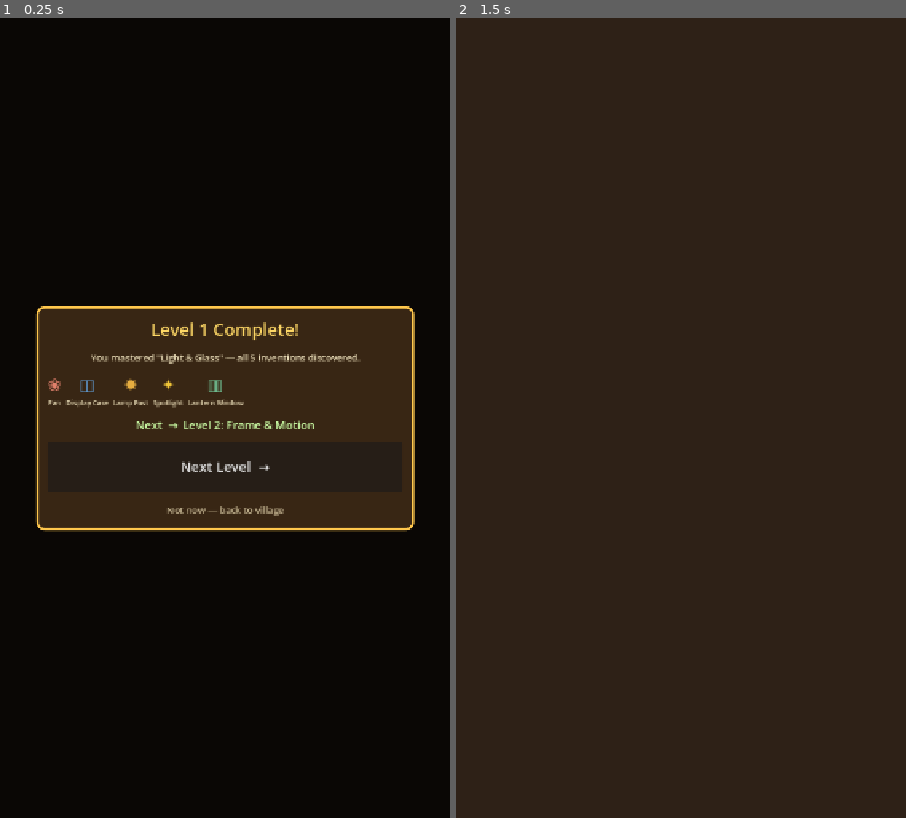
Above: before the commit, frames 1-2 (left to right).
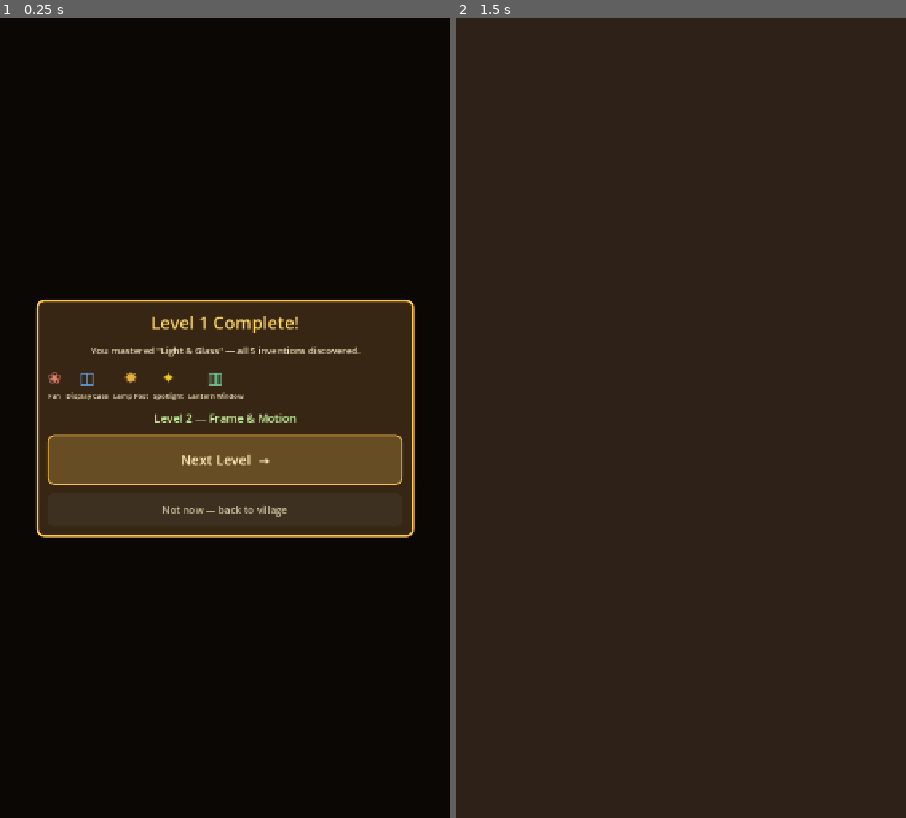
Above: after the commit, the same moments.

Repository: JFun/tinker-lab
Game: Godot game, scene res://scenes/level_complete.tscn
Two runs of this game, one before a commit and one after it. Both use one fixed random seed, a clock stepped at 60 frames per second and the inputs below. This scene is started directly instead of the project's main scene.
Inputs (mouse positions are in pixels of both pictures, inside the frame that each line leads up to):
- Up to frame 1 (0.25 s): no input
- Up to frame 2 (1.5 s): click "Next Level →" at 0.5 s; tap Enter at 1.25 s; move the mouse to (780, 378) at 1.27 s; click (780, 378) at 1.42 s

The runs differ from the first frame. In frame 1, 9.0% of the frame differs, in the area x 7-93%, y 35-65%; in frame 2, nothing differs.

Commit message:
Polish level-complete CTAs: de-dupe "Next", make "back to village" a button
1. The preview label said "Next → Level 3: Optics" right above a "Next
   Level →" button — two "Next"s. Reworded the preview to name the
   destination only ("Level 3 — Optics"); the button keeps the verb.

2. The "back to village" escape was a flat text link; make it a real
   button per request, but deliberately subdued (dark fill, no border,
   52px, muted text) so it stays clearly subordinate to the primary —
   not the previously-rejected two-equal-buttons layout. Gave the primary
   a warm gold-bordered fill so the hierarchy reads at a glance, via a new
   _style_button helper (also applied to the defensive last-level fallback).

Co-Authored-By: Claude Opus 4.7 <noreply@anthropic.com>

Diff:
--- a/scenes/level_complete.gd
+++ b/scenes/level_complete.gd
@@ -90,32 +90,37 @@
 	# bottom tab bar and would hard-force the player forward.
 	if level_idx + 1 < Items.LEVELS.size():
 		var next_lvl: Dictionary = Items.LEVELS[level_idx + 1]
+		# Names the destination WITHOUT repeating "Next" (the button below carries
+		# the "Next" verb) — avoids the "Next ... Next Level" redundancy.
 		var preview := Label.new()
-		preview.text = "Next  →  Level %d: %s" % [level_idx + 2, next_lvl.name]
+		preview.text = "Level %d — %s" % [level_idx + 2, next_lvl.name]
 		preview.add_theme_font_size_override("font_size", 18)
 		preview.add_theme_color_override("font_color", Color(0.80, 1.0, 0.65))
 		preview.horizontal_alignment = HORIZONTAL_ALIGNMENT_CENTER
 		v.add_child(preview)
 
+		# Primary CTA — the hero. Warm gold-bordered fill so it clearly out-ranks
+		# the secondary button below.
 		var go_next := Button.new()
 		go_next.text = "Next Level  →"
 		go_next.add_theme_font_size_override("font_size", 22)
+		go_next.add_theme_color_override("font_color", Color(1.0, 0.92, 0.72))
 		go_next.custom_minimum_size = Vector2(0, 80)
+		_style_button(go_next, Color(0.40, 0.30, 0.14), Color(1.0, 0.78, 0.30), 2)
 		go_next.pressed.connect(func():
 			advance_to_next.emit()
 			queue_free())
 		v.add_child(go_next)
 
-		# Subtle, deliberately-subordinate escape hatch. The modal covers the whole
-		# screen (the bottom tab bar is unreachable while it's up), so without this
-		# the player is hard-forced into the next level. Kept low-emphasis — flat,
-		# muted, small — so it never competes with the gold "Next Level" CTA.
+		# Secondary action — a real button now (per Qi), but deliberately subdued:
+		# dark fill, no accent border, shorter, muted text. Clearly subordinate to
+		# the gold primary, so it's NOT the rejected "two equal buttons" layout.
 		var stay := Button.new()
 		stay.text = "Not now — back to village"
-		stay.flat = true
-		stay.add_theme_font_size_override("font_size", 15)
-		stay.add_theme_color_override("font_color", Color(0.78, 0.72, 0.58))
-		stay.add_theme_color_override("font_hover_color", Color(0.95, 0.90, 0.75))
+		stay.add_theme_font_size_override("font_size", 16)
+		stay.add_theme_color_override("font_color", Color(0.82, 0.76, 0.62))
+		stay.custom_minimum_size = Vector2(0, 52)
+		_style_button(stay, Color(0.24, 0.19, 0.13), Color(0, 0, 0, 0), 0)
 		stay.pressed.connect(func():
 			return_to_village.emit()
 			queue_free())
@@ -126,8 +131,26 @@
 		var back := Button.new()
 		back.text = "Back to Village  →"
 		back.add_theme_font_size_override("font_size", 20)
-		back.custom_minimum_size = Vector2(0, 56)
+		back.add_theme_color_override("font_color", Color(1.0, 0.92, 0.72))
+		back.custom_minimum_size = Vector2(0, 64)
+		_style_button(back, Color(0.40, 0.30, 0.14), Color(1.0, 0.78, 0.30), 2)
 		back.pressed.connect(func():
 			return_to_village.emit()
 			queue_free())
 		v.add_child(back)
+
+func _style_button(btn: Button, bg: Color, border: Color, border_w: int) -> void:
+	var sb := StyleBoxFlat.new()
+	sb.bg_color = bg
+	sb.set_corner_radius_all(10)
+	if border_w > 0:
+		sb.border_color = border
+		sb.set_border_width_all(border_w)
+	sb.content_margin_top = 10; sb.content_margin_bottom = 10
+	sb.content_margin_left = 16; sb.content_margin_right = 16
+	btn.add_theme_stylebox_override("normal", sb)
+	var hover := sb.duplicate() as StyleBoxFlat
+	hover.bg_color = bg.lightened(0.10)
+	btn.add_theme_stylebox_override("hover", hover)
+	btn.add_theme_stylebox_override("pressed", hover)
+	btn.add_theme_stylebox_override("focus", sb)
